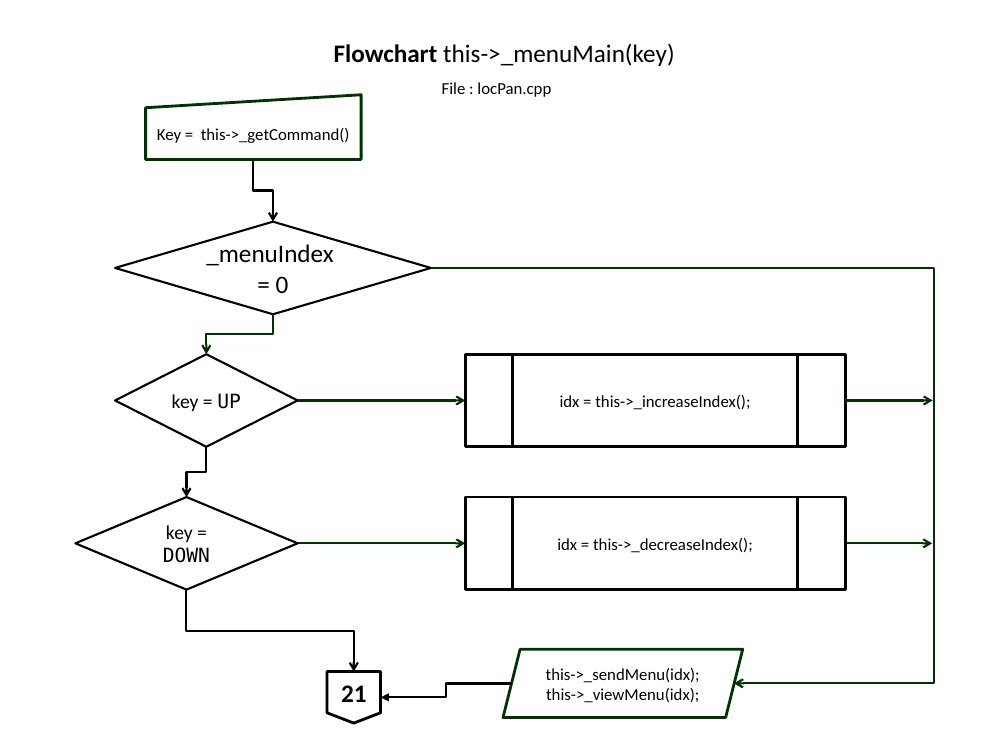
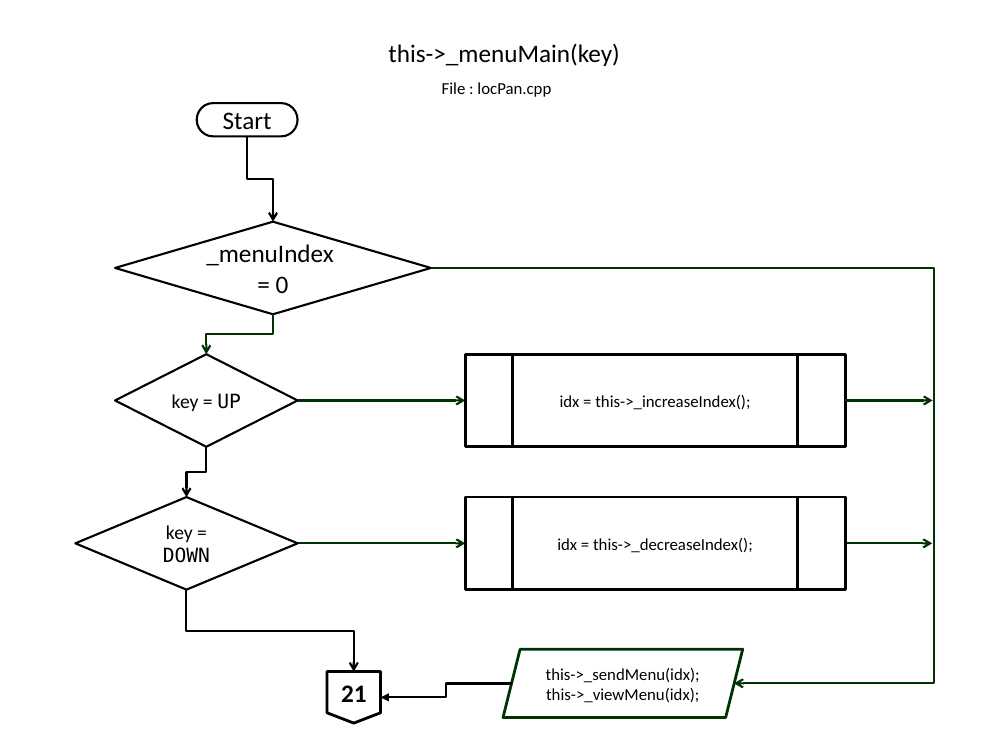
Before and after one commit to slametsampon/WFPS, a slide deck: slide 16 of resources/WFPS.pptx. Drawn at 1008x756 pixels with LibreOffice and Linux fonts; fonts in the diff are those of the drawing; background and template pictures are left out. Boxes give left, top, right and bottom in pixels: in the first picture for what was removed or moved away, otherwise in the second. Text is boxed around its words. In the diff, an @@ line names an element or a change of style, - is before the commit and + after.

Commit message:
update flowchart menuParameter

```diff
--- a/resources/WFPS.pptx
+++ b/resources/WFPS.pptx
@@ title at bbox=[388, 43, 619, 66]: text changed @@
-Flowchart this->_menuMain(key)
+this->_menuMain(key)
@@ flow chart manual input removed at bbox=[145, 95, 361, 159] @@
-Key = this->_getCommand()
@@ pill shape added at bbox=[197, 103, 297, 136], outline #000000 1.5 pt, 18 pt, text #000000 @@
+Start
@@ elbow arrow moved from (253, 159) - (273, 222) to (247, 136) - (273, 222) @@
```
Also in this commit, not shown: 12 other slides changed, 3 slides added.
